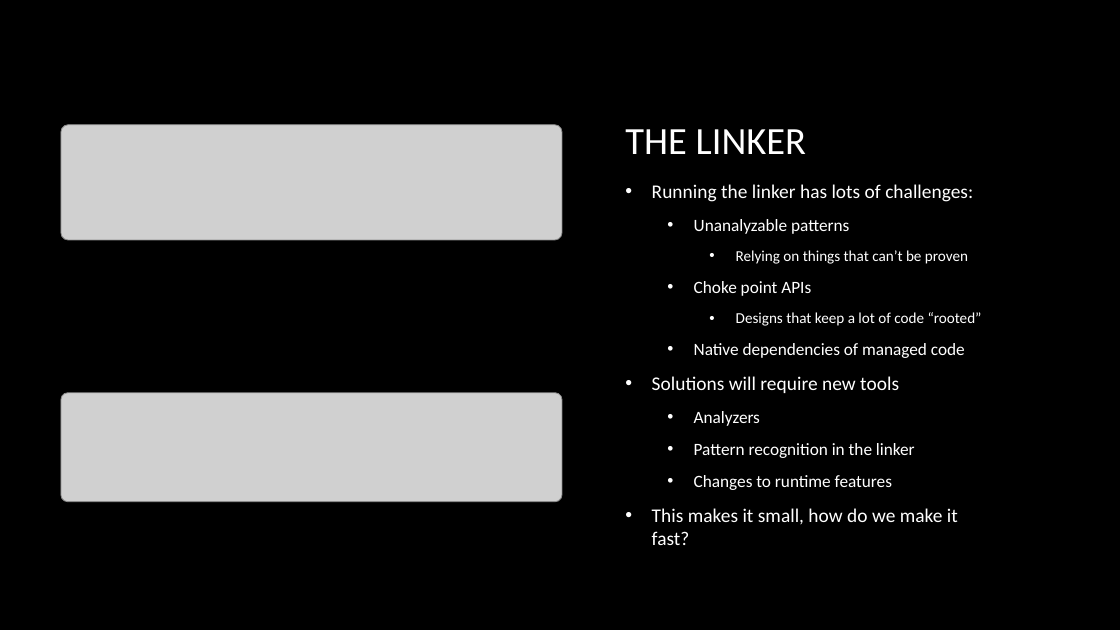
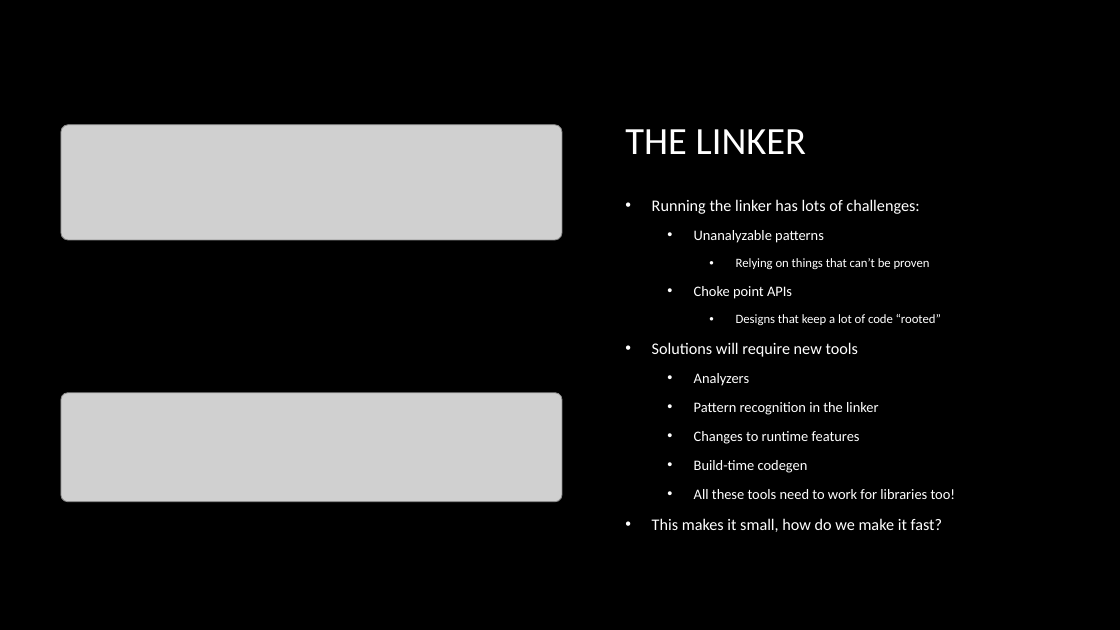
Before and after one commit to rynowak/Presentations, a slide deck: slide 27 of 2019/NDCSyndey/slides.pptx (slide 24 before the commit). Drawn at 1120x630 pixels with LibreOffice and Linux fonts; fonts in the diff are those of the drawing; grey boxes stand for pictures; background and template pictures are left out. Boxes give left, top, right and bottom in pixels: in the first picture for what was removed or moved away, otherwise in the second. Text is boxed around its words. In the diff, an @@ line names an element or a change of style, - is before the commit and + after.

```diff
--- a/2019/NDCSyndey/slides.pptx
+++ b/2019/NDCSyndey/slides.pptx
@@ text at box(652, 199, 942, 532): size 16.6 to 13.9 pt in "Running the linker has lots of challenges:", "Solutions will require new tools", "This makes it small, how do we ..."; size 14.8 to 12.4 pt in "Unanalyzable patterns", "Choke point APIs", "Analyzers", "Pattern recognition in the linker" and 1 more places; size 12.9 to 10.8 pt in "Relying on things that can’t be proven", "Designs that keep a lot of code ..." @@
@@ text at box(694, 343, 965, 358): paragraph removed @@
-  • Native dependencies of managed code
@@ text at box(694, 460, 956, 499): paragraphs added @@
+  • Build-time codegen
+  • All these tools need to work for libraries too!
```
Also in this commit, not shown: 11 other slides changed, 5 slides added.
